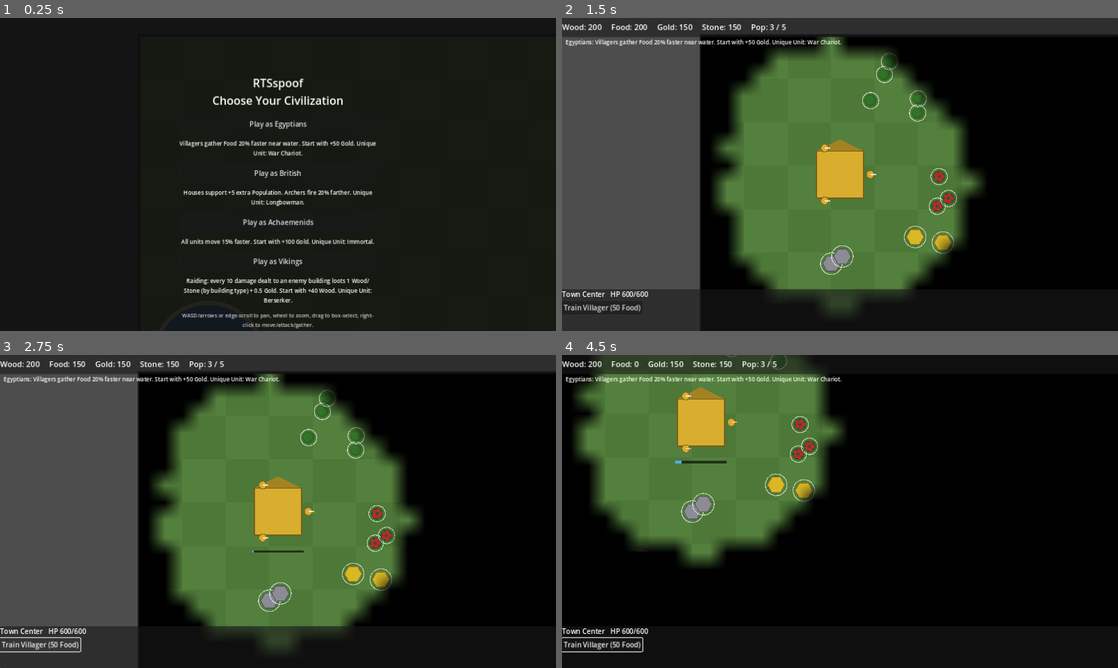
Above: before the commit, frames 1-4 (two rows, left to right).
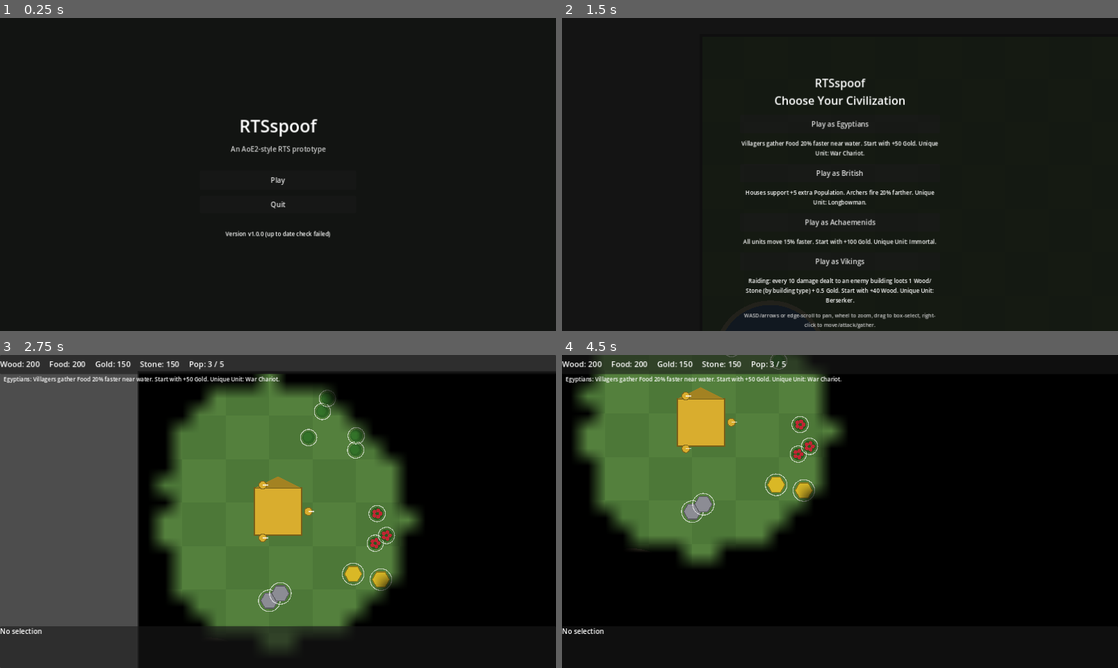
Above: after the commit, the same moments.

Repository: Golden-King05/RTSspoof
Game: Godot game, scene res://Main.tscn
Same seed, same stepped clock (60 frames per second), same inputs: the game is played once before the commit and once after it.
Inputs (mouse positions are in pixels of both pictures, inside the frame that each line leads up to):
- Up to frame 1 (0.25 s): no input
- Up to frame 2 (1.5 s): click (840, 124) at 0.5 s, where only the run before the commit has a clickable "Play as Egyptians"; click (840, 180) at 1.25 s, where only the run after the commit has a clickable "Play"
- Up to frame 3 (2.75 s): click "Train Villager (50 Food)" (after the commit: "Play as Egyptians") at 2 s
- Up to frame 4 (4.5 s): click (600, 646) at 2.75 s, where only the run before the commit has a clickable "Train Villager (50 Food)"; click (600, 646) at 3.5 s, where only the run before the commit has a clickable "Train Villager (50 Food)"; tap Enter at 4.25 s; move the mouse to (962, 495) at 4.27 s; hold S (cam_down) from 4.28 s (still down); click (962, 495) at 4.42 s

The runs differ from the first frame. In frame 1, 4.3% of the frame differs, in the area x 32-68%, y 19-100%; in frame 2, 86%, in the area x 0-100%, y 0-100%; in frame 3, 0.6%; in frame 4, 1.0%.

Commit message:
Add a main menu with a self-updater, and a Windows export preset
The game previously opened straight into the civ-select screen and
had no way to run outside the Godot editor. Adds a proper main menu
(ui/MainMenu.gd) shown first: Play (goes to civ-select as before),
Quit, and a version/update line that checks GitHub's releases API on
startup.

If a newer release is found (by tag vs. the embedded CURRENT_VERSION)
and it has a Windows .exe asset, a "Download Update" button appears.
Clicking it downloads the new exe, writes a small batch script that
waits for this process to exit, moves the new exe over the old one,
relaunches it, and quits -- so a player never has to manually
re-download anything after the first install. This only activates in
an exported build (OS.has_feature("editor") gates it off when running
from the Godot editor, where self-replacing the editor binary would be
wrong); running the check itself is harmless either way and simply
reports the update is available.

Also adds export_presets.cfg (Windows Desktop, embedded PCK) and
excludes build/ output from git -- exported binaries are meant to be
published as GitHub Release assets, not committed. See the README's
new "Publishing a new Windows build" section for the release process.

Co-Authored-By: Claude Sonnet 5 <noreply@anthropic.com>
Claude-Session: https://claude.ai/code/session_01WJRC2qEvqiYQPAt5hQkyBm

Diff:
--- a/Main.gd
+++ b/Main.gd
@@ -13,6 +13,7 @@
 var fog: FogOfWar
 var ai_controller: AIController
 var civ_select: CivSelectScreen
+var main_menu: MainMenu
 
 # Debug/automation hooks, e.g.: godot --path . -- --autostart=egyptian --screenshot=out.png --quit-after-seconds=5
 var _screenshot_path: String = ""
@@ -68,11 +69,19 @@
 	hud = HUD.new()
 	add_child(hud)
 
+	main_menu = MainMenu.new()
+	add_child(main_menu)
+	main_menu.play_pressed.connect(_on_play_pressed)
+
+	_parse_debug_args()
+
+
+func _on_play_pressed() -> void:
+	if is_instance_valid(main_menu):
+		main_menu.queue_free()
 	civ_select = CivSelectScreen.new()
 	add_child(civ_select)
 	civ_select.civ_chosen.connect(_on_civ_chosen)
-
-	_parse_debug_args()
 
 
 func _parse_debug_args() -> void:
@@ -211,7 +220,10 @@
 
 
 func _on_civ_chosen(human_civ: String) -> void:
-	civ_select.queue_free()
+	if is_instance_valid(main_menu):
+		main_menu.queue_free()
+	if is_instance_valid(civ_select):
+		civ_select.queue_free()
 	GameManager.start_match(human_civ, _forced_ai_civ)
 
 	fog = FogOfWar.new()
--- /dev/null
+++ b/ui/MainMenu.gd
@@ -0,0 +1,210 @@
+extends CanvasLayer
+class_name MainMenu
+## The very first screen: Play / Quit, plus a self-updater that checks
+## GitHub Releases for a newer build and, in an exported Windows build,
+## downloads and installs it without the player needing a separate
+## launcher or the Godot editor.
+
+signal play_pressed
+
+## Bump this (and tag a matching GitHub Release, e.g. "v1.0.1") whenever a
+## new build is published, so running copies can tell they're out of date.
+const CURRENT_VERSION := "v1.0.0"
+const GITHUB_REPO := "Golden-King05/RTSspoof"
+const API_LATEST_RELEASE_URL := "https://api.github.com/repos/%s/releases/latest" % GITHUB_REPO
+const UPDATE_HELPER_NAME := "_rtsspoof_apply_update.bat"
+const DOWNLOADED_EXE_NAME := "_rtsspoof_update_download.exe"
+
+var _status_label: Label
+var _update_button: Button
+var _play_button: Button
+
+var _check_http: HTTPRequest
+var _download_http: HTTPRequest
+var _download_url: String = ""
+var _latest_tag: String = ""
+var _is_editor_run: bool = false
+
+
+func _ready() -> void:
+	layer = 40
+	_is_editor_run = OS.has_feature("editor")
+
+	var bg := ColorRect.new()
+	bg.color = Color(0.07, 0.08, 0.07, 1.0)
+	bg.anchor_right = 1.0
+	bg.anchor_bottom = 1.0
+	add_child(bg)
+
+	var vbox := VBoxContainer.new()
+	vbox.anchor_left = 0.5
+	vbox.anchor_right = 0.5
+	vbox.anchor_top = 0.5
+	vbox.anchor_bottom = 0.5
+	vbox.offset_left = -180
+	vbox.offset_right = 180
+	vbox.offset_top = -140
+	vbox.offset_bottom = 140
+	vbox.add_theme_constant_override("separation", 14)
+	add_child(vbox)
+
+	var title := Label.new()
+	title.text = "RTSspoof"
+	title.add_theme_font_size_override("font_size", 40)
+	title.horizontal_alignment = HORIZONTAL_ALIGNMENT_CENTER
+	vbox.add_child(title)
+
+	var subtitle := Label.new()
+	subtitle.text = "An AoE2-style RTS prototype"
+	subtitle.horizontal_alignment = HORIZONTAL_ALIGNMENT_CENTER
+	subtitle.modulate = Color(0.8, 0.8, 0.8)
+	vbox.add_child(subtitle)
+
+	var spacer := Control.new()
+	spacer.custom_minimum_size = Vector2(0, 10)
+	vbox.add_child(spacer)
+
+	_play_button = Button.new()
+	_play_button.text = "Play"
+	_play_button.custom_minimum_size = Vector2(200, 44)
+	_play_button.pressed.connect(func() -> void: play_pressed.emit())
+	vbox.add_child(_play_button)
+
+	var quit_button := Button.new()
+	quit_button.text = "Quit"
+	quit_button.custom_minimum_size = Vector2(200, 40)
+	quit_button.pressed.connect(func() -> void: get_tree().quit())
+	vbox.add_child(quit_button)
+
+	var spacer2 := Control.new()
+	spacer2.custom_minimum_size = Vector2(0, 10)
+	vbox.add_child(spacer2)
+
+	_status_label = Label.new()
+	_status_label.text = "Version %s -- checking for updates..." % CURRENT_VERSION
+	_status_label.add_theme_font_size_override("font_size", 13)
+	_status_label.horizontal_alignment = HORIZONTAL_ALIGNMENT_CENTER
+	_status_label.autowrap_mode = TextServer.AUTOWRAP_WORD
+	_status_label.custom_minimum_size = Vector2(360, 0)
+	vbox.add_child(_status_label)
+
+	_update_button = Button.new()
+	_update_button.text = "Download Update"
+	_update_button.custom_minimum_size = Vector2(200, 36)
+	_update_button.visible = false
+	_update_button.pressed.connect(_on_update_pressed)
+	vbox.add_child(_update_button)
+
+	_check_http = HTTPRequest.new()
+	add_child(_check_http)
+	_check_http.request_completed.connect(_on_release_checked)
+
+	_download_http = HTTPRequest.new()
+	_download_http.use_threads = true
+	add_child(_download_http)
+	_download_http.request_completed.connect(_on_download_completed)
+
+	_check_for_updates()
+
+
+func _check_for_updates() -> void:
+	var err: int = _check_http.request(API_LATEST_RELEASE_URL, ["User-Agent: RTSspoof-Game"])
+	if err != OK:
+		_status_label.text = "Version %s -- couldn't reach GitHub to check for updates." % CURRENT_VERSION
+
+
+func _on_release_checked(result: int, response_code: int, _headers: PackedStringArray, body: PackedByteArray) -> void:
+	if result != HTTPRequest.RESULT_SUCCESS or response_code != 200:
+		_status_label.text = "Version %s (up to date check failed)" % CURRENT_VERSION
+		return
+
+	var parsed = JSON.parse_string(body.get_string_from_utf8())
+	if typeof(parsed) != TYPE_DICTIONARY:
+		_status_label.text = "Version %s" % CURRENT_VERSION
+		return
+
+	_latest_tag = str(parsed.get("tag_name", ""))
+	if _latest_tag == "" or _latest_tag == CURRENT_VERSION:
+		_status_label.text = "Version %s (up to date)" % CURRENT_VERSION
+		return
+
+	_download_url = ""
+	for asset in parsed.get("assets", []):
+		var asset_name: String = str(asset.get("name", ""))
+		if asset_name.to_lower().ends_with(".exe"):
+			_download_url = str(asset.get("browser_download_url", ""))
+			break
+
+	if _download_url == "":
+		_status_label.text = "Version %s -- update %s is out, but has no Windows build to download." % [CURRENT_VERSION, _latest_tag]
+		return
+
+	if _is_editor_run:
+		_status_label.text = "Version %s -- update %s is available (download/auto-install only works in an exported build)." % [CURRENT_VERSION, _latest_tag]
+		return
+
+	_status_label.text = "Version %s -- update %s is available!" % [CURRENT_VERSION, _latest_tag]
+	_update_button.visible = true
+
+
+func _on_update_pressed() -> void:
+	_update_button.disabled = true
+	_status_label.text = "Downloading update %s..." % _latest_tag
+
+	var exe_dir: String = OS.get_executable_path().get_base_dir()
+	var download_path: String = exe_dir.path_join(DOWNLOADED_EXE_NAME)
+	_download_http.download_file = download_path
+
+	var err: int = _download_http.request(_download_url)
+	if err != OK:
+		_status_label.text = "Update download failed to start."
+		_update_button.disabled = false
+
+
+func _on_download_completed(result: int, response_code: int, _headers: PackedStringArray, _body: PackedByteArray) -> void:
+	if result != HTTPRequest.RESULT_SUCCESS or response_code != 200:
+		_status_label.text = "Update download failed."
+		_update_button.disabled = false
+		return
+	_status_label.text = "Update downloaded. Restarting to install..."
+	_apply_update_and_restart()
+
+
+## Windows can't overwrite a running .exe, so this writes a tiny batch
+## script that waits for this process to exit, moves the freshly
+## downloaded exe over the current one, relaunches it, then deletes
+## itself. We launch that script detached and quit immediately.
+func _apply_update_and_restart() -> void:
+	var exe_path: String = OS.get_executable_path()
+	var exe_dir: String = exe_path.get_base_dir()
+	var downloaded_path: String = exe_dir.path_join(DOWNLOADED_EXE_NAME)
+	var bat_path: String = exe_dir.path_join(UPDATE_HELPER_NAME)
+
+	var bat_lines: PackedStringArray = [
+		"@echo off",
+		"setlocal",
+		"set NEWEXE=\"%s\"" % downloaded_path,
+		"set OLDEXE=\"%s\"" % exe_path,
+		"set TRIES=0",
+		":retry",
+		"set /a TRIES+=1",
+		"move /y %NEWEXE% %OLDEXE% >nul 2>&1",
+		"if exist %NEWEXE% if %TRIES% LSS 15 (",
+		"  timeout /t 1 /nobreak >nul",
+		"  goto retry",
+		")",
+		"start \"\" %OLDEXE%",
+		"del \"%~f0\"",
+	]
+
+	var f: FileAccess = FileAccess.open(bat_path, FileAccess.WRITE)
+	if f == null:
+		_status_label.text = "Update downloaded, but couldn't write the installer script. Replace the .exe manually."
+		_update_button.disabled = false
+		return
+	for line in bat_lines:
+		f.store_line(line)
+	f.close()
+
+	OS.create_process("cmd.exe", ["/c", bat_path])
+	get_tree().quit()
Not shown, added: export_presets.cfg
Not shown, changed: .gitignore
Not shown, changed: README.md
